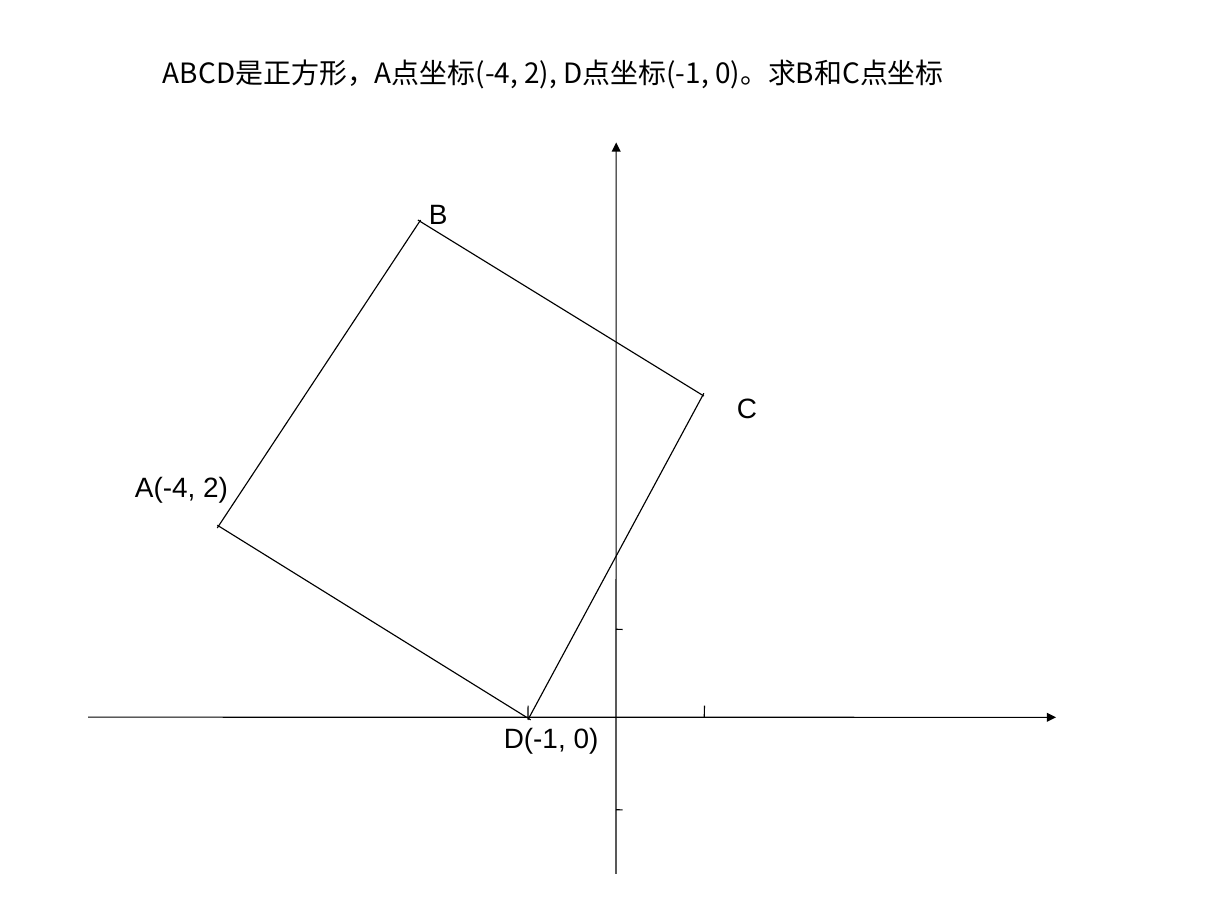
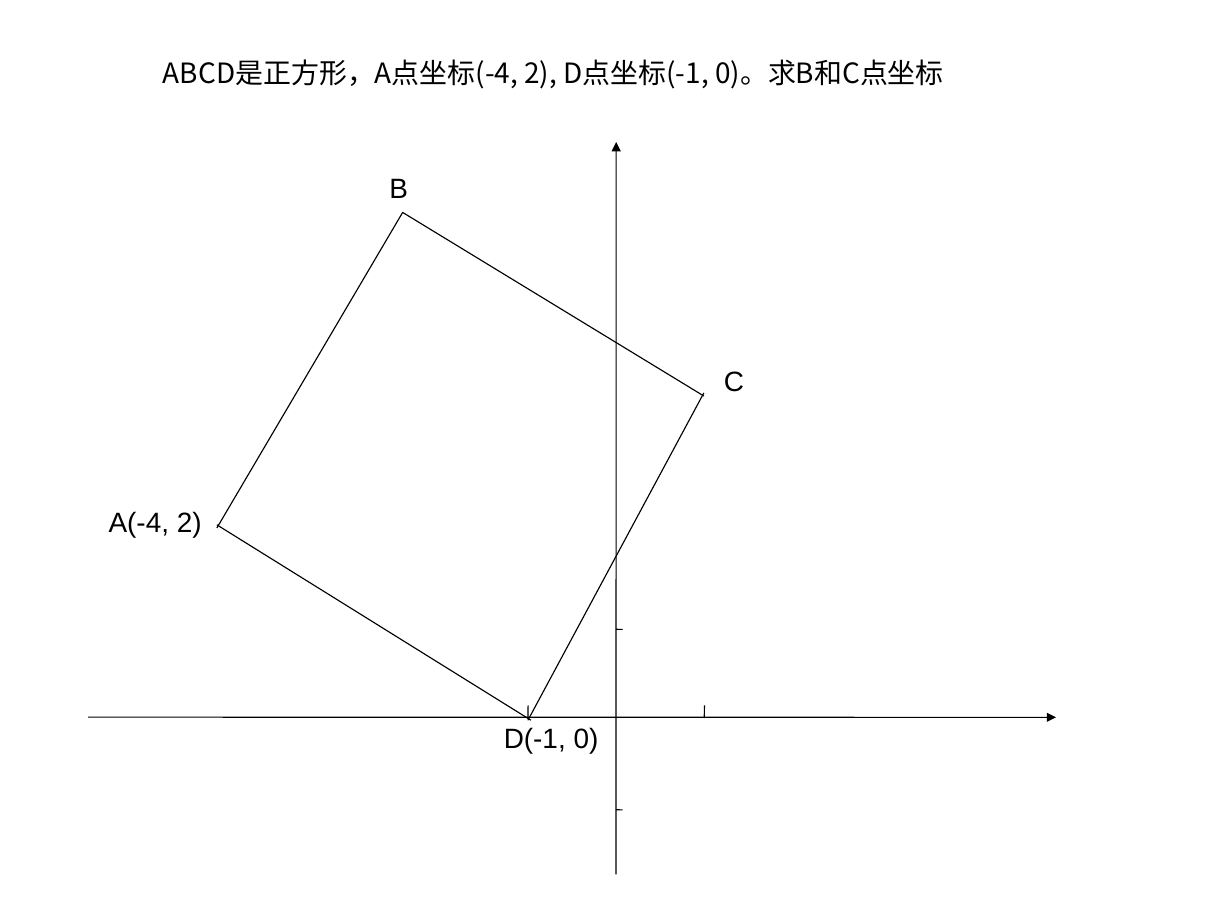
Before and after one commit to ericzhang/english-math, a slide deck: slide 10 of math/grade-8-上/8上数学北师大版-unit-3-位置与坐标.ppt (slide 8 before the commit). Drawn at 1232x924 pixels with LibreOffice and Linux fonts; fonts in the diff are those of the drawing. Boxes give left, top, right and bottom in pixels: in the first picture for what was removed or moved away, otherwise in the second. Text is boxed around its words. In the diff, an @@ line names an element or a change of style, - is before the commit and + after.

```diff
--- a/math/grade-8-上/8上数学北师大版-unit-3-位置与坐标.ppt
+++ b/math/grade-8-上/8上数学北师大版-unit-3-位置与坐标.ppt
@@ text "B" rewrapped from [429,204,448,229] to [389,178,408,198] @@
@@ line moved from (420, 220) - (217, 528) to (402, 212) - (217, 528) @@
@@ line moved from (418, 220) - (704, 396) to (402, 212) - (704, 396) @@
@@ text "C": place and size @@
-text "C" at [737,398,757,419]
+text "C" at [724,371,744,392]
@@ text "A(-4, 2)": place and size @@
-text "A(-4, 2)" at [135,476,228,502]
+text "A(-4, 2)" at [109,511,202,537]
```
Also in this commit, not shown: 2 slides added, 27 other files.
